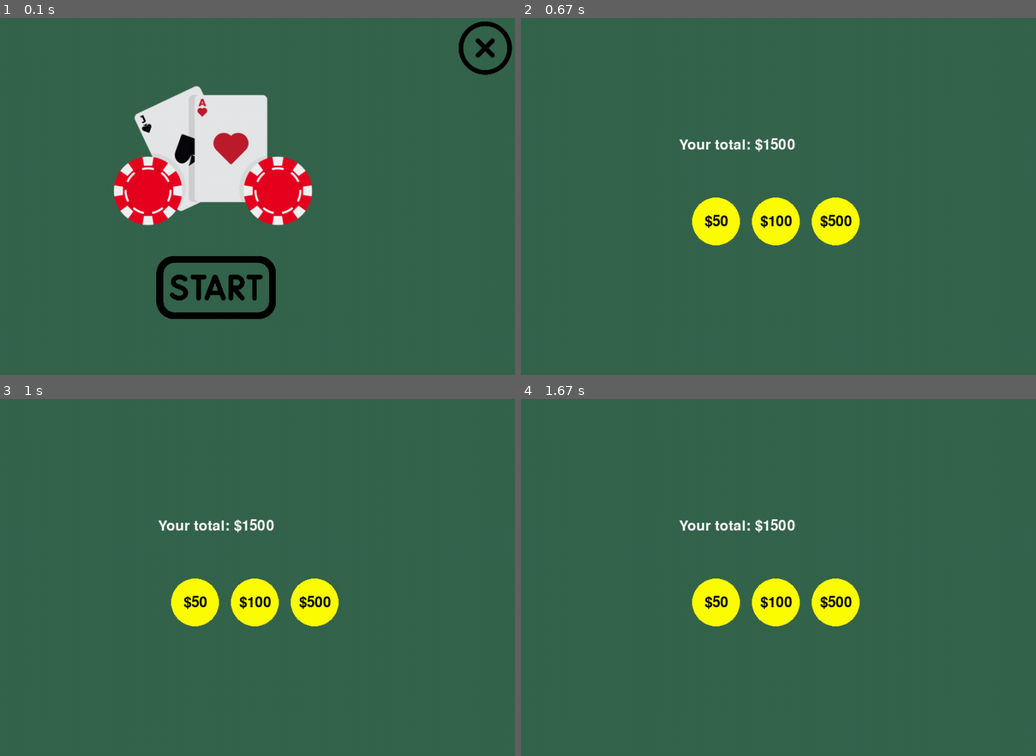
Above: before the commit, frames 1-4 (two rows, left to right).
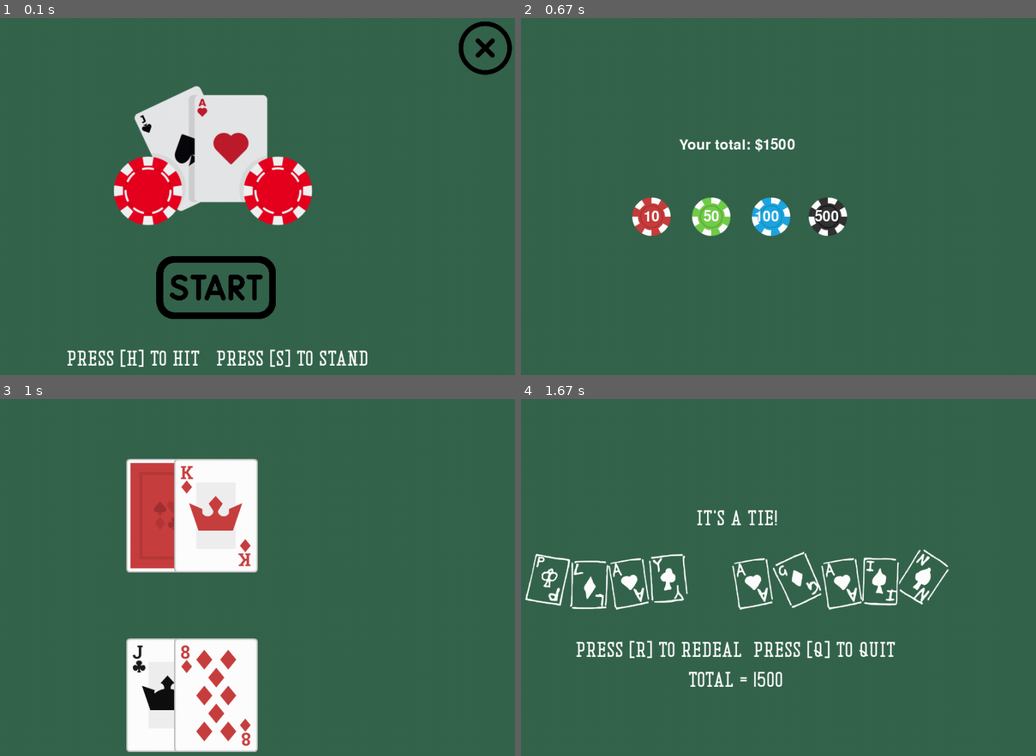
Above: after the commit, the same moments.

Repository: gracestalker/pygame_2_cards
Game: pygame game, started from game.py
Two runs of this game, one before a commit and one after it. Both use one fixed random seed, a clock stepped at 60 frames per second and the inputs below.
Inputs (mouse positions are in pixels of both pictures, inside the frame that each line leads up to):
- Up to frame 1 (0.1 s): no input
- Up to frame 2 (0.67 s): click (737, 285) at 0.38 s
- Up to frame 3 (1 s): click (133, 598) at 0.72 s, where only the run after the commit has a clickable "10"
- Up to frame 4 (1.67 s): tap S at 1 s

The runs differ from the first frame. In frame 1, 1.1% of the frame differs, in the area x 13-72%, y 92-98%; in frame 2, 3.7%; in frame 3, 19%, in the area x 24-66%, y 16-99%; in frame 4, 7.9%.

Commit message:
added instructions to title screen, allowed for there to be time to see the dealer's hand

Diff:
--- a/betting.py
+++ b/betting.py
@@ -3,17 +3,25 @@
 
 def betting(screen, state, chip_values, width, height, table_color):
 
+    # initializing variables
     pygame.font.init()
     font = pygame.font.Font(None, 36)
     chip_rects = []
 
     # create chip buttons
     # center them
+    red_chip = pygame.image.load('assets/kenney_boardgame-pack/PNG/Chips/chipRedWhite.png')
+    blue_chip = pygame.image.load('assets/kenney_boardgame-pack/PNG/Chips/chipBlueWhite.png')
+    green_chip = pygame.image.load('assets/kenney_boardgame-pack/PNG/Chips/chipGreenWhite.png')
+    black_chip = pygame.image.load('assets/kenney_boardgame-pack/PNG/Chips/chipBlackWhite.png')
+
     chip_y = height // 2
     chip_x = width // 2 - (len(chip_values) * 50) // 2
 
+
+    # create placement for chips
     for i, value in enumerate(chip_values):
-        rect = pygame.Rect(chip_x + i * 100, chip_y, 80, 80)
+        rect = pygame.Rect(chip_x + i * 100 - 75, chip_y - 5, 80, 80)
         chip_rects.append((rect, value))
 
     betting = True
@@ -21,15 +29,20 @@
         # background for betting screen
         screen.fill((table_color))
 
+        # blit chips onto screen
+        screen.blit(red_chip, (chip_x - 75, chip_y))
+        screen.blit(green_chip, (chip_x + 25, chip_y))
+        screen.blit(blue_chip, (chip_x + 125, chip_y))
+        screen.blit(black_chip, (chip_x + 220, chip_y))
+
         # display betting process
         prompt = font.render(f"Your total: ${state}", True, (255,255,255))
         screen.blit(prompt, (width // 2 - prompt.get_width() // 2, height // 3))
 
         # draw chips
         for rect, value in chip_rects:
-            pygame.draw.ellipse(screen, (255,255,0), rect)
-            text = font.render(f"${value}", True, (0,0,0))
-            screen.blit(text, (rect.centerx - text.get_width() // 2, rect.centery - text.get_height() // 2))
+            text = font.render(f"{value}", True, (255,255,255))
+            screen.blit(text, (rect.centerx - text.get_width() + 10 // 2, rect.centery - text.get_height() // 2 - 3))
 
         pygame.display.flip()
 
--- a/builders.py
+++ /dev/null
@@ -1,76 +0,0 @@
-import pygame
-import random
-
-
-def build_background(width, height):
-
-    background = pygame.Surface((width, height))
-    background.fill((0,0,0))
-
-   # prep to get images onto the screen
-    grass = pygame.image.load('assets/tile_0050.png')
-
-    # get the tile size
-    grass_size = grass.get_width()
-
-    # loop to put image onto screen
-    for x in range(0, width, grass_size):
-        for y in range(0, height, grass_size):
-            background.blit(grass, (x,y))
-
-    return background
-
-
-class Snake:
-    def __init__(self, size, color, width, height, x, y):
-        self.size = size
-        self.color = color
-        self.snake = [(width // 2, height // 2)]
-        self.direction = (0,0)
-        self.x = x
-        self.y = y
-
-    def snake_head(self):
-        # update the head of the snake
-        head_x, head_y = self.snake[0]
-        direction_x, direction_y = self.direction
-        update_head = (head_x + direction_x, head_y + direction_y)
-        self.snake = [update_head] + self.snake[:-1]
-
-    def body(self):
-        # when the snake eats the apple, it adds one part to the BACK of the body
-        self.snake.append(self.snake[-1])
-
-    def reverse(self, direction_x, direction_y):
-        # make sure the snake cannot reverse directions
-        if (direction_x, direction_y) != (-self.direction[0], -self.direction[1]):
-            self.direction = (direction_x, direction_y)
-
-
-    def check_border(self, width, height):
-        # the snake cannot leave these bounds
-        square_x = max(0, min(width - self.size, square_x))
-        square_y = max(0, min(height - self.size, square_y))
-
-        has_collided = square_x or square_y
-        if has_collided:
-            self.kill()
-
-    def square(self, screen):
-        pygame.draw.rect(screen, self.color, (self.x, self.y, self.size, self.size))
-
-        return
-
-
-
-#class Food:
-    def __init__(self, size, position = (0,0), color = (255, 0, 0)):
-        self.position = position
-        self.color = color
-        self.size = size
-        self.spawn()
-
-    def spawn(self, width, height):
-        # makes the food randomly appear on the screen
-        self.position = (random.randint(0, (width - self.size) // self.size) * self.size,
-                        random.randint(0, (height - self.size) // self.size) * self.size)
--- a/game.py
+++ b/game.py
@@ -45,14 +45,9 @@
 
 def main_game(screen, state):
 
-    # betting
-    chip_values = [50, 100, 500]
+    # initializing betting values
+    chip_values = [10, 50, 100, 500]
     bet = betting.betting(screen, state["total"], chip_values, width, height, table_color)
-
-    if bet == 0:
-        print("No bet placed, exiting game.")
-        return total
-
     total_bet = bet
 
     # initializing background
@@ -63,6 +58,8 @@
     player_hand = [deck.pop(), deck.pop()]
     dealer_hand = [deck.pop(), deck.pop()]
     # if it is still the players turn, it will not be the dealer's turn to draw cards yet
+
+    # use different variables to tell which stages you are in in the game
     player_turn = True
     game_over = False
     result_processed = False
@@ -77,7 +74,7 @@
 
 
             # deal hands to player and dealer in their spots
-            hands.display_hand(screen, dealer_hand, 100, 100, card_images, card_back, hidden=player_turn)
+            hands.display_hand(screen, dealer_hand, 100, 100, card_images, card_back, hidden=player_turn and not game_over)
             hands.display_hand(screen, player_hand, 100, 400, card_images, card_back)
 
         # after the game ends, show the results of the game
@@ -97,12 +94,18 @@
                 if player_total > 21:
                     result = "Bust! Dealer wins."
                     state['total'] -= total_bet
+                elif dealer_total > 21:
+                    result = 'Dealer busts! You win!'
+                    state['total'] += total_bet
                 elif dealer_total > 21 or player_total > dealer_total:
                     result = "Congratulations! You win!"
                     state['total'] += total_bet
                 elif player_total < dealer_total:
                     result = "You lost! Dealer wins."
                     state['total'] -= total_bet
+                elif player_total == 21 and player_turn and not game_over:
+                    result = 'BLACKJACK!'
+                    state['total'] += int(total_bet * 1.5)
                 else:
                     result = "It's a tie!"
 
@@ -130,8 +133,8 @@
                     elif event.key == pygame.K_s:  # Stand
                         player_turn = False
                         # allows dealer to draw if their total is greater than 17
-                        while hands.calculate_hand(dealer_hand, card_values) < 17:
-                            dealer_hand.append(deck.pop())
+                        hands.dealer_turn(screen, dealer_hand, deck, card_images, card_back, table_color, card_values)
+
                         game_over = True
 
             if game_over and event.type == pygame.KEYDOWN:
@@ -147,7 +150,7 @@
 
 
 # game loop to help shorten code
-def main():
+def main(result=''):
 
     state = {'total': 1500}
 
@@ -159,7 +162,7 @@
     pygame.display.set_caption("Blackjack")
 
     # title screen loop
-    show_game = title_screen(screen)
+    show_game = title_screen(screen, result, state, width, height)
     if show_game:
         while True:
             main_game(screen, state)
--- a/hands.py
+++ b/hands.py
@@ -60,8 +60,7 @@
     screen.blit(result_surface, (width // 2 - result_surface.get_width() // 2, height // 3 - 20))
 
     restart_text = font1.render("Play again", True, (255,255,255))
-    restart_info = font2.render("Press [R] to replay  Press [Q] to quit", True, (255,255,255))
-    ### REPLACE WITH A VARIABLE LATER ###
+    restart_info = font2.render("Press [R] to redeal  Press [Q] to quit", True, (255,255,255))
     total_info = font2.render(f"Total = {state['total']}", True, (255,255,255))
 
     # draw a rectangle for the restart screen
@@ -72,3 +71,28 @@
     screen.blit(restart_text, (rect_x,rect_y-100))
     screen.blit(restart_info, (width // 5 + 30, rect_y + 50))
     screen.blit(total_info, (width // 3 + 85, rect_y + 100))
+
+
+# plays out dealer's turn so you can see what their turn looks like
+def dealer_turn(screen, dealer_hand, deck, card_images, card_back, table_color, card_values):
+
+    while True:
+        # calculate dealer total
+        dealer_total = calculate_hand(dealer_hand, card_values)
+
+        # check for soft 17
+        soft_17 = dealer_total == 17 and any(card[0] == 'A' for card in card_values)
+
+        # causes dealer to hit on less than 17 or a 17 with an Ace
+        if dealer_total < 17 or soft_17:
+            dealer_hand.append(deck.pop())
+
+            screen.fill(table_color)
+            display_hand(screen, dealer_hand, 100, 100, card_images, card_back, hidden = False)
+            pygame.time.wait(1000)
+            pygame.display.flip()
+
+            pygame.time.wait(1000)
+
+        else:
+            break
--- a/titlescreen.py
+++ b/titlescreen.py
@@ -4,7 +4,7 @@
 
 
 # function for my title screen to start the game
-def title_screen(screen):
+def title_screen(screen, result, state, width, height):
 
     # initialize images used on title screen
     start_image = pygame.image.load('assets/kenney_boardgame-pack/PNG/background/start_btn.png')
@@ -39,8 +39,18 @@
             pygame.quit()
             return False
 
-        #draw game logo
+        # draw game logo
         blackjack_logo.draw(screen)
+
+        # instructional text
+        info_f = "assets/fonts/game_text.ttf"
+        font2 = pygame.font.Font(info_f, 36)
+
+        h_inst = font2.render("Press [H] to Hit", True, (255,255,255))
+        s_inst = font2.render("Press [S] to Stand", True, (255,255,255))
+
+        screen.blit(h_inst, (250,550))
+        screen.blit(s_inst, (500,550))
 
         # event handler
         for event in pygame.event.get():
Not shown, changed: README.md
Binary file added: assets/kenney_boardgame-pack/PNG/Chips/chipBlackWhite.png
